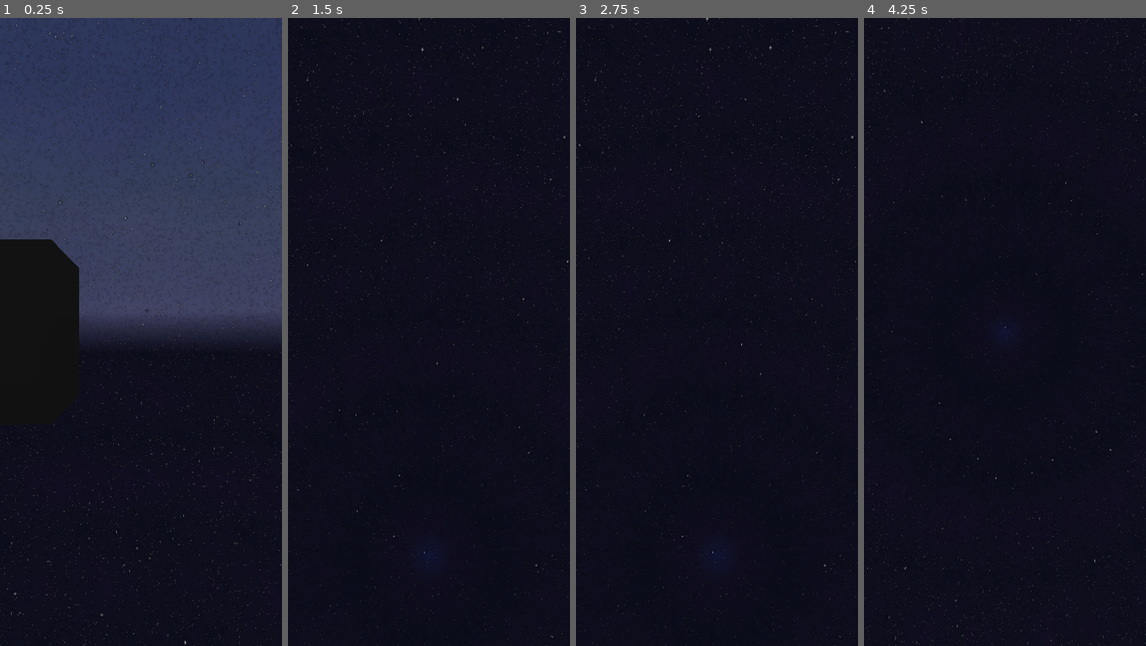
Above: before the commit, frames 1-4 (left to right).
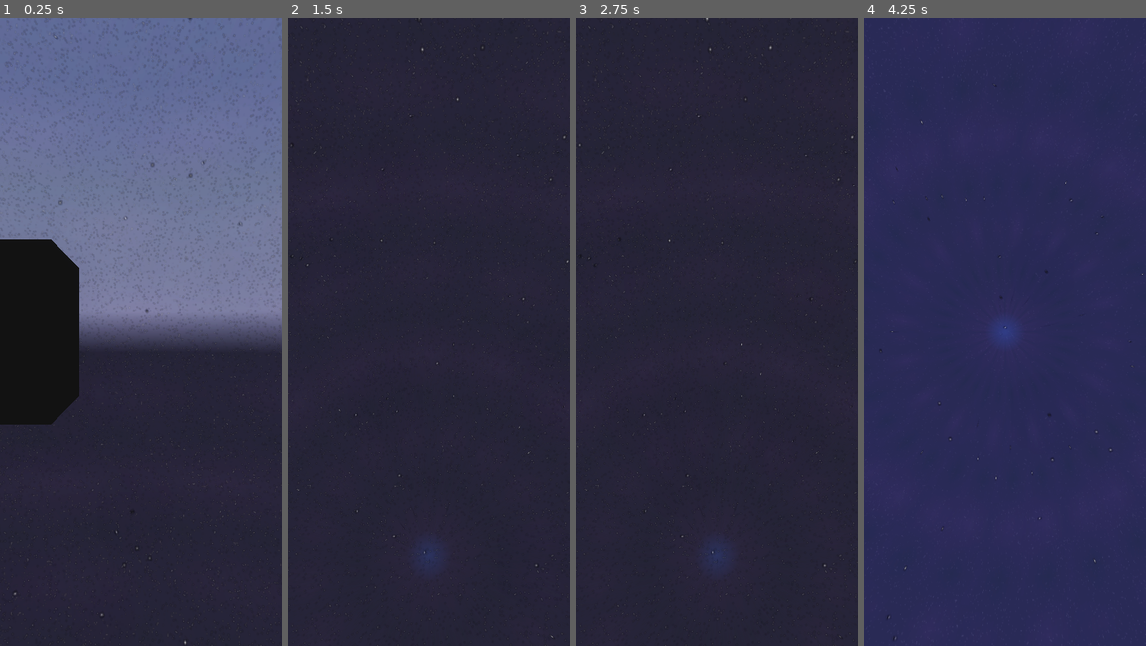
Above: after the commit, the same moments.

Repository: Capstone-Mystery-Machine/spotnik
Game: Godot game, scene res://scenes/worldspawn.tscn
Same seed, same stepped clock (60 frames per second), same inputs: the game is played once before the commit and once after it. A sky picture missing from this copy of the repository is replaced by a grey-blue gradient.
Inputs (mouse positions are in pixels of both pictures, inside the frame that each line leads up to):
- Up to frame 1 (0.25 s): no input
- Up to frame 2 (1.5 s): tap Enter at 0.5 s; move the mouse to (491, 300) at 0.52 s; press the mouse at (491, 300) at 0.53 s; tap Space at 1.25 s; move the mouse to (414, 332) at 1.27 s; release the mouse at (414, 332) at 1.28 s; tap I at 1.35 s
- Up to frame 3 (2.75 s): move the mouse to (745, 193) at 2.02 s; press the mouse at (745, 193) at 2.03 s
- Up to frame 4 (4.25 s): move the mouse to (1002, 344) at 2.77 s; release the mouse at (1002, 344) at 2.78 s; tap I at 2.85 s; tap Enter at 3.5 s; move the mouse to (1089, 426) at 3.52 s; press the mouse at (1089, 426) at 3.53 s

The runs differ from the first frame. In frame 1, 87% of the frame differs, in the area x 0-100%, y 0-100%; in frame 2, 90%; in frame 3, 90%; in frame 4, 100%.

Commit message:
refactor: point stars are now unshaded

Diff:
--- a/resources/skybox_settings.gd
+++ b/resources/skybox_settings.gd
@@ -99,7 +99,7 @@
 @export var stars_point_far_material: SkyboxLayerMaterial = SkyboxLayerMaterial.new(
 	Color(0, 0, 0, 0.5),
 	Color(0, 0, 0, 1.0),
-	0.5,
+	0.45,
 ):
 	set(value):
 		if stars_point_far_material != value:
@@ -111,7 +111,7 @@
 @export var stars_field_near_material: SkyboxLayerMaterial = SkyboxLayerMaterial.new(
 	Color(1.0, 1.0, 1.0, 0.6),
 	Color(1.0, 1.0, 1.0, 1.0),
-	0.55,
+	0.5,
 ):
 	set(value):
 		if stars_field_near_material != value:
@@ -250,7 +250,7 @@
 @export_group("Nebulae Effects Settings")
 
 ## Represents the opacity removed by the carving noise.
-@export_range(0.0, 1.0, 0.01) var nebulae_carving_intensity: float = 0.65:
+@export_range(0.0, 1.0, 0.01) var nebulae_carving_intensity: float = 0.3:
 	set(value):
 		if nebulae_carving_intensity != value:
 			nebulae_carving_intensity = value
--- a/scenes/worldspawn.tscn
+++ b/scenes/worldspawn.tscn
@@ -10,6 +10,7 @@
 [node name="Worldspawn" type="Node3D"]
 
 [node name="Skybox" parent="." instance=ExtResource("5_kpp3c")]
+transform = Transform3D(1, 0, 0, 0, 1, 0, 0, 0, 1, -0.0043747425, 0, 3.0517578e-05)
 settings = ExtResource("6_naeil")
 
 [node name="Satel_Info_UI" parent="." instance=ExtResource("2_cn1jf")]
--- a/shaders/point_star.gdshader
+++ b/shaders/point_star.gdshader
@@ -1,5 +1,5 @@
 shader_type spatial;
-render_mode blend_mix, depth_draw_never, cull_back;
+render_mode blend_mix, depth_draw_never, cull_back, unshaded;
 
 uniform vec4 albedo : source_color;
 uniform vec4 emission : source_color;
@@ -8,9 +8,9 @@
 uniform sampler2D texture_albedo : source_color, filter_linear_mipmap, repeat_enable;
 uniform sampler2D texture_emission : source_color, hint_default_black, filter_linear_mipmap, repeat_enable;
 
-uniform float twinkle_frequency = 1000.0;
-uniform float twinkle_intensity = 0.75;
-uniform float twinkle_speed = 2.0;
+uniform float twinkle_frequency;
+uniform float twinkle_intensity;
+uniform float twinkle_speed;
 
 void fragment() {
 	vec4 albedo_texture = texture(texture_albedo, UV);
@@ -21,7 +21,6 @@
 
 	float glow_multiplier = mix(1.0 - twinkle_intensity, 1.0 + twinkle_intensity, twinkle);
 
-	ALBEDO = albedo.rgb * albedo_texture.rgb;
-	EMISSION = (emission.rgb + emission_texture) * emission_energy * glow_multiplier;
+	ALBEDO = (emission.rgb + emission_texture) * emission_energy * glow_multiplier;
 	ALPHA *= albedo.a * albedo_texture.a;
 }
